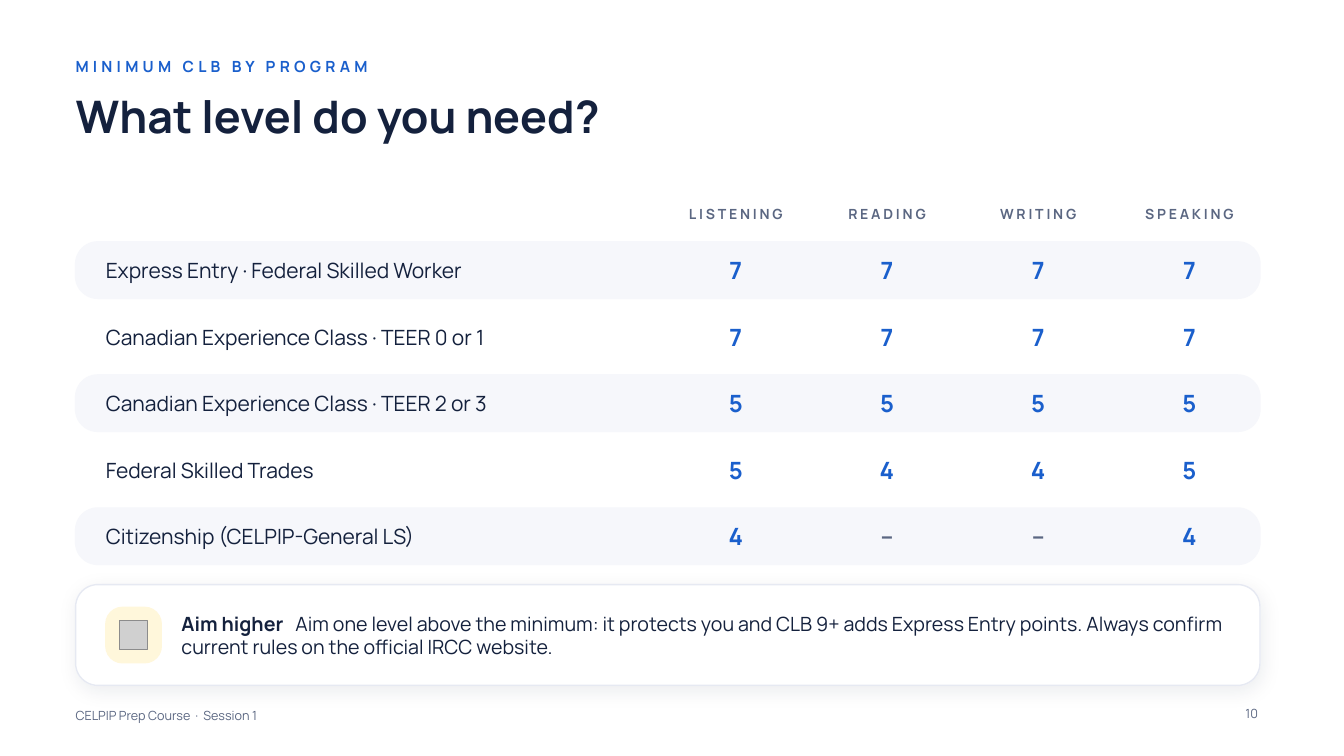
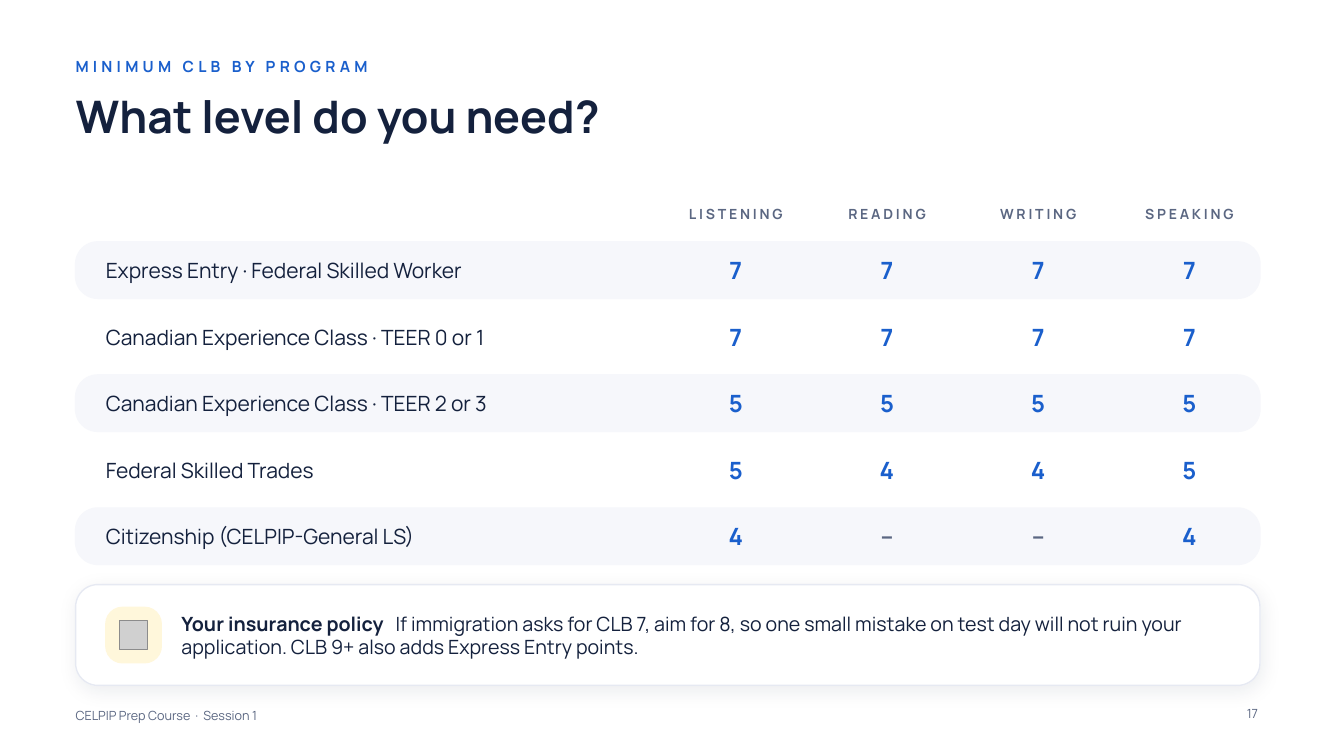
Before and after one commit to learnovateqa/The_English_Academy_CELPIP, a slide deck: slide 17 of decks/session-01.pptx (slide 10 before the commit). Drawn at 1344x756 pixels with LibreOffice and Linux fonts; fonts in the diff are those of the drawing; grey boxes stand for pictures. Boxes give left, top, right and bottom in pixels: in the first picture for what was removed or moved away, otherwise in the second. Text is boxed around its words. In the diff, an @@ line names an element or a change of style, - is before the commit and + after.

```diff
--- a/decks/session-01.pptx
+++ b/decks/session-01.pptx
@@ text at [181,616,1182,659]: text changed @@
-Aim higher Aim one level above the minimum: it protects you and CLB 9+ adds Express Entry points. Always confirm current rules on the official IRCC website.
+Your insurance policy If immigration asks for CLB 7, aim for 8, so one small mistake on test day will not ruin your application. CLB 9+ also adds Express Entry points.
@@ page number at [1247,709,1258,718]: text changed @@
-10
+17
```
Also in this commit, not shown: 3 other slides changed, 9 slides added, 2 other files.
